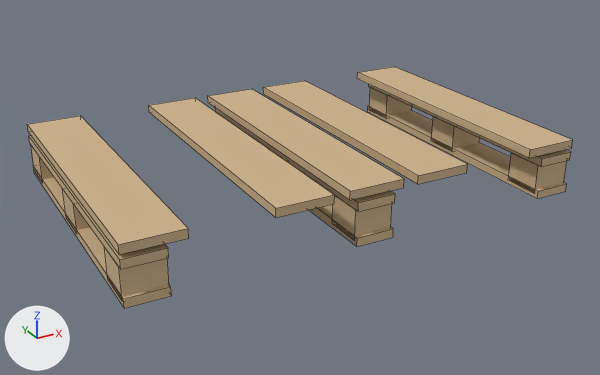
An edit to the FBX model Tools/butchery/fbx/SM_PROP_PALLET.fbx, drawn before and after from the same camera.
Camera for both pictures: a camera (50 mm lens) standing at (-0.981, -1.822, 0.891) and looking at (0.001, -0.037, -0.002). The lights are fixed; the arrows at lower left show +X, +Y and +Z. The first picture is the older version. Mesh edges are drawn as thin lines.

Before the edit, the objects in view are built like this:
```python
me_sm_prop_pallet_001 = bpy.data.meshes.new('SM_PROP_PALLET.001')
me_sm_prop_pallet_001.from_pydata(...)  # 160 vertices, 120 faces; spans x -0.6..0.6, y -0.4..0.4, z 0.0..0.144
me_sm_prop_pallet_001.materials.append(mat_m_butchery_carton)  # beige #ceb38b
# before: 152 (0.5, -0.4, 0.0) at pixel (537, 198), 153 (0.5, -0.4, 0.022) at pixel (538, 191), 154 (0.5, 0.4, 0.0) at pixel (367, 112), 155 (0.5, 0.4, 0.022) at pixel (367, 106)
ob_sm_prop_pallet = bpy.data.objects.new('SM_PROP_PALLET', me_sm_prop_pallet_001)
ob_sm_prop_pallet.location = (0.0, 0.0, 0.0)
```
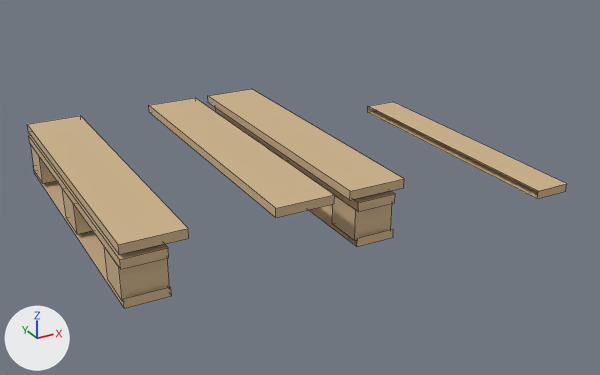
Pixel boxes [x1, y1, x2, y2] of what changed, in the pictures (600 x 375 px):
```json
{"object": "SM_PROP_PALLET", "change": "reshaped", "before": [27, 67, 573, 308], "after": [27, 89, 567, 308], "on screen": "9% shorter"}
{"part": 1, "of": "me_sm_prop_pallet_001", "change": "deleted", "before": [263, 67, 573, 193], "on screen": "beige"}
{"part": 2, "of": "me_sm_prop_pallet_001", "change": "deleted", "before": [309, 204, 393, 246]}
{"part": 3, "of": "me_sm_prop_pallet_001", "change": "deleted", "before": [33, 166, 171, 307]}
{"part": 4, "of": "me_sm_prop_pallet_001", "change": "deleted", "before": [368, 106, 538, 199]}
```

Edits to the scene script, one JSON object a line:
```json
{"block": "me_sm_prop_pallet_001", "where": "# used by ob_sm_prop_pallet; location = (0.0, 0.0, 0.0)"}
{"block": "me_sm_prop_pallet_001", "where": "# verts and faces of me_sm_prop_pallet_001; kept vertices keep their numbers, new ones are numbered from 160"}
{"op": "remove", "block": "me_sm_prop_pallet_001", "code": "me_sm_prop_pallet_001.from_pydata(...)  # 160 vertices, 120 faces; spans x -0.6..0.6, y -0.4..0.4, z 0.0..0.144"}
{"op": "add", "block": "me_sm_prop_pallet_001", "code": "me_sm_prop_pallet_001.from_pydata(...)  # 112 vertices, 58 faces; spans x -0.6..0.6, y -0.4..0.4, z 0.0..0.144"}
{"block": "me_sm_prop_pallet_001", "change": "me_sm_prop_pallet_001 part 1: 6 loose pieces with 48 vertices, spanning x 0.112..0.6, y -0.4..0.4, z 0.011..0.144, are deleted"}
{"block": "me_sm_prop_pallet_001", "change": "me_sm_prop_pallet_001 part 2"}
{"block": "me_sm_prop_pallet_001", "change": "15 faces are deleted"}
{"block": "me_sm_prop_pallet_001", "change": "me_sm_prop_pallet_001 part 3"}
{"block": "me_sm_prop_pallet_001", "change": "10 faces are deleted"}
{"block": "me_sm_prop_pallet_001", "change": "me_sm_prop_pallet_001 part 4"}
{"op": "add", "block": "me_sm_prop_pallet_001", "code": "delete_faces([(152, 153, 155, 154)])"}
```
